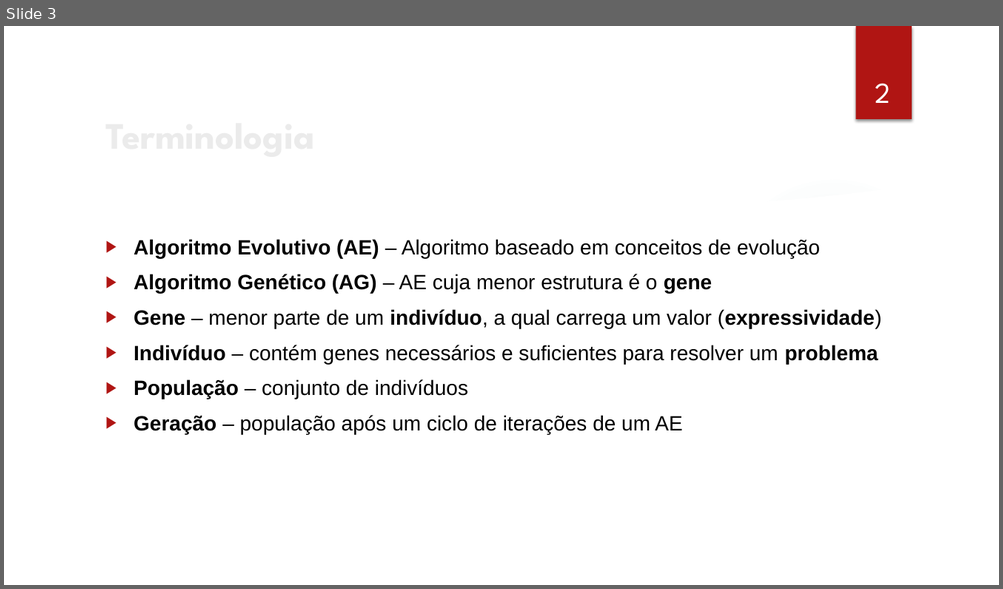
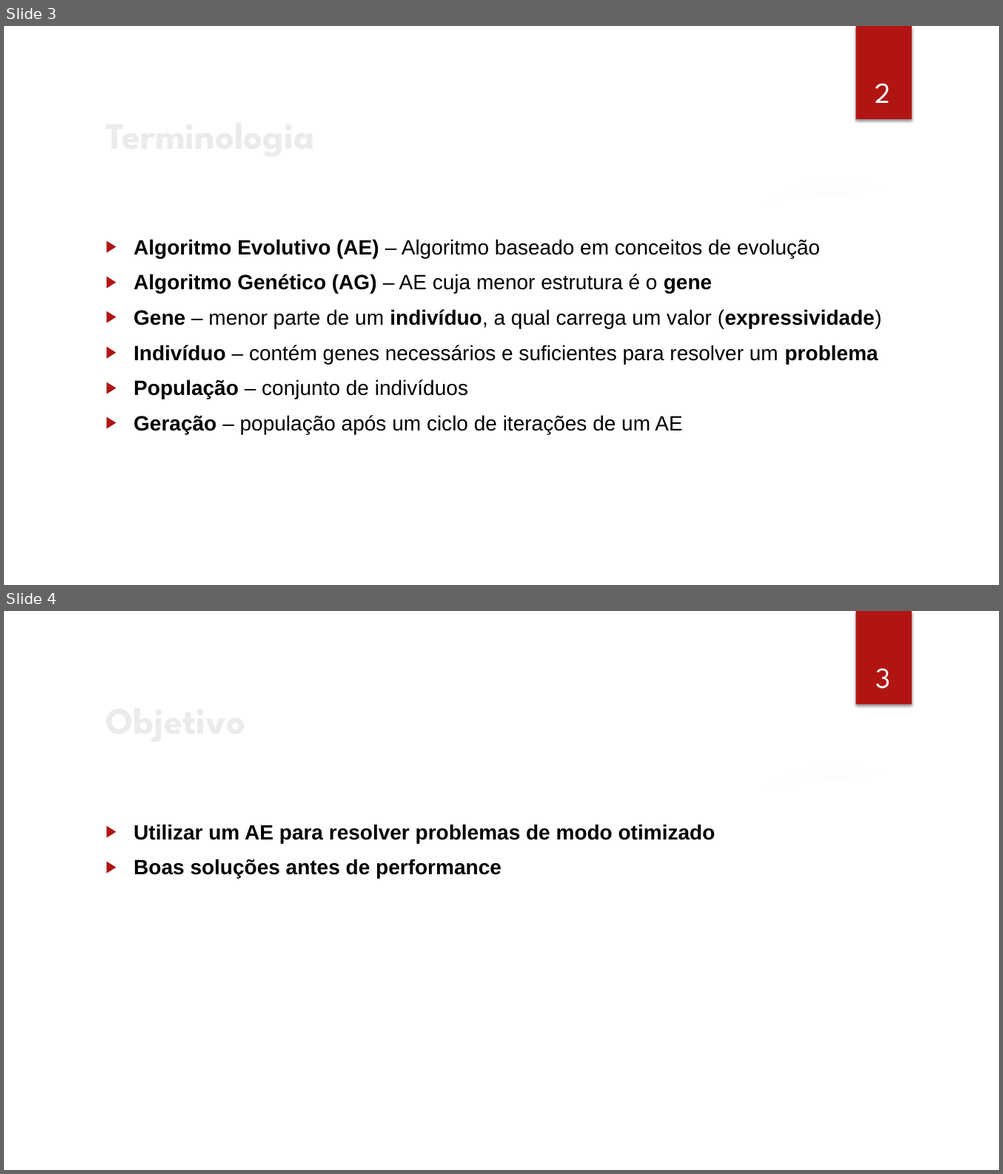
Before and after one commit to cassioss/genetics, a slide deck: presentations/TG2_Apresentacao_Cassio.pptx. Shown one above the other, each under a label of ours: slide 3 before the commit, slides 3 and 4 after it. The pictures are 1003x589 and 1003x1174 pixels, drawn with LibreOffice and Linux fonts; fonts in the diff are those of the drawing; background and template pictures are left out. Boxes give left, top, right and bottom in pixels: in the first picture for what was removed or moved away, otherwise in the second. Text is boxed around its words. In the diff, an @@ line names an element or a change of style, - is before the commit and + after.

```diff
--- a/presentations/TG2_Apresentacao_Cassio.pptx
+++ b/presentations/TG2_Apresentacao_Cassio.pptx
@@ slide 4 added at (4, 611, 999, 1170), background picture (left out); not listed: 7 template elements that a slide beside it also shows @@
@@ page number added at (875, 668, 890, 689), 28 pt, text #FFFFFF @@
+3
@@ title added at (98, 690, 818, 748), 36 pt, text #EBEBEB, bold @@
+Objetivo
@@ text added at (134, 824, 715, 879), 20 pt, text #000000, bold @@
+▶ Utilizar um AE para resolver problemas de modo otimizado
+▶ Boas soluções antes de performance
```
Also in this commit, not shown: 6 slides changed, 8 other slides added, 9 other files.
